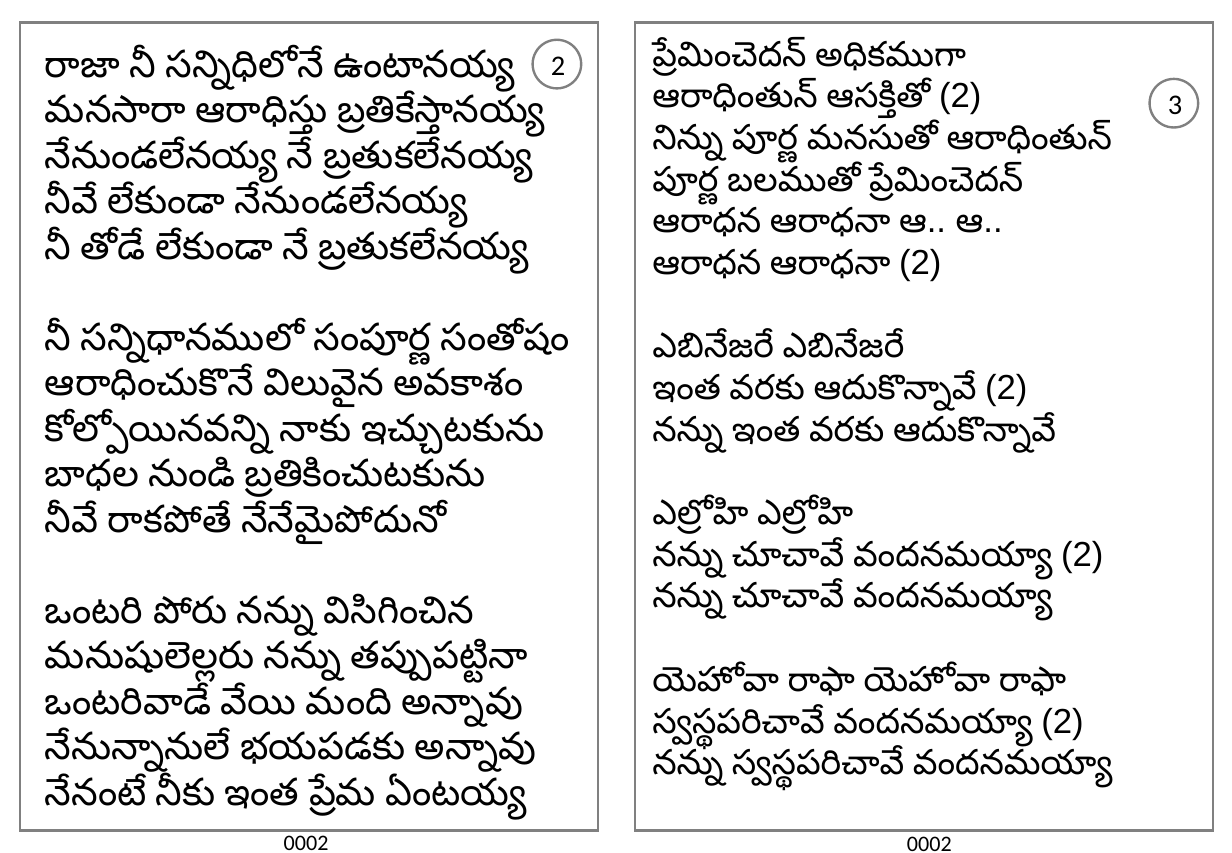
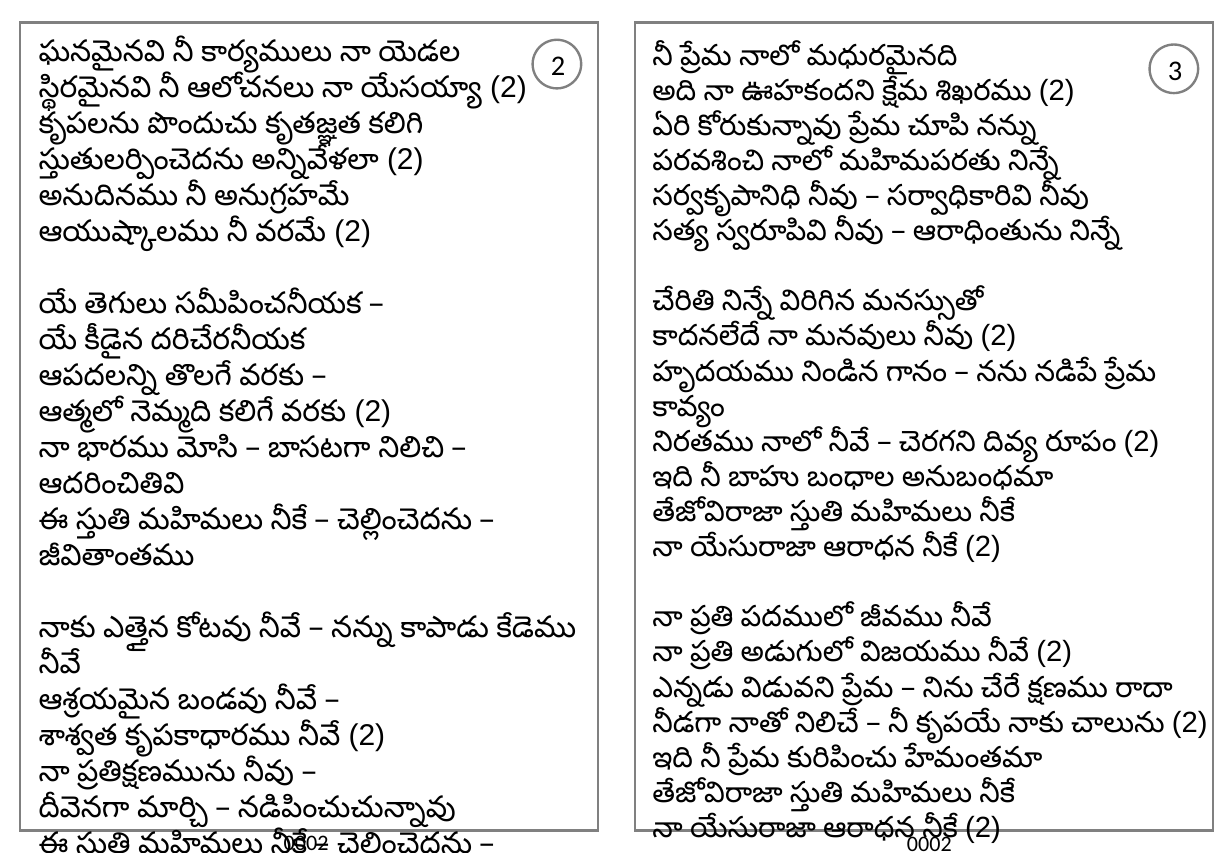
Before and after one commit to venu-webdev/songsDb, a slide deck: slide 2 of songsTemplate.pptx. Drawn at 1232x853 pixels with LibreOffice and Linux fonts; fonts in the diff are those of the drawing. Boxes give left, top, right and bottom in pixels: in the first picture for what was removed or moved away, otherwise in the second. Text is boxed around its words. In the diff, an @@ line names an element or a change of style, - is before the commit and + after.

```diff
--- a/songsTemplate.pptx
+++ b/songsTemplate.pptx
@@ text at (39,40,576,832): text changed; size 24 to 19 pt @@
-రాజా నీ సన్నిధిలోనే ఉంటానయ్య
-మనసారా ఆరాధిస్తు బ్రతికేస్తానయ్య
-నేనుండలేనయ్య నే బ్రతుకలేనయ్య
-నీవే లేకుండా నేనుండలేనయ్య
-నీ తోడే లేకుండా నే బ్రతుకలేనయ్య
-నీ సన్నిధానములో సంపూర్ణ సంతోషం
-ఆరాధించుకొనే విలువైన అవకాశం
-కోల్పోయినవన్ని నాకు ఇచ్చుటకును
-బాధల నుండి బ్రతికించుటకును
-నీవే రాకపోతే నేనేమైపోదునో
-ఒంటరి పోరు నన్ను విసిగించిన
-మనుషులెల్లరు నన్ను తప్పుపట్టినా
-ఒంటరివాడే వేయి మంది అన్నావు
-నేనున్నానులే భయపడకు అన్నావు
-నేనంటే నీకు ఇంత ప్రేమ ఏంటయ్య
+ఘనమైనవి నీ కార్యములు నా యెడల
+స్థిరమైనవి నీ ఆలోచనలు నా యేసయ్యా (2)
+కృపలను పొందుచు కృతజ్ఞత కలిగి
+స్తుతులర్పించెదను అన్నివేళలా (2)
+అనుదినము నీ అనుగ్రహమే
+ఆయుష్కాలము నీ వరమే (2)
+యే తెగులు సమీపించనీయక –
+యే కీడైన దరిచేరనీయక
+ఆపదలన్ని తొలగే వరకు –
+ఆత్మలో నెమ్మది కలిగే వరకు (2)
+నా భారము మోసి – బాసటగా నిలిచి – ఆదరించితివి
+ఈ స్తుతి మహిమలు నీకే – చెల్లించెదను – జీవితాంతము
+నాకు ఎత్తైన కోటవు నీవే – నన్ను కాపాడు కేడెము నీవే
+ఆశ్రయమైన బండవు నీవే –
+శాశ్వత కృపకాధారము నీవే (2)
+నా ప్రతిక్షణమును నీవు –
+దీవెనగా మార్చి – నడిపించుచున్నావు
+ఈ స్తుతి మహిమలు నీకే – చెల్లించెదను – జీవితాంతము
@@ text at (652,44,1208,838): text changed; size 22 to 18.5 pt @@
-ప్రేమించెదన్ అధికముగా
-ఆరాధింతున్ ఆసక్తితో (2)
-నిన్ను పూర్ణ మనసుతో ఆరాధింతున్
-పూర్ణ బలముతో ప్రేమించెదన్
-ఆరాధన ఆరాధనా ఆ.. ఆ..
-ఆరాధన ఆరాధనా (2)
-ఎబినేజరే ఎబినేజరే
-ఇంత వరకు ఆదుకొన్నావే (2)
-నన్ను ఇంత వరకు ఆదుకొన్నావే
-ఎల్రోహి ఎల్రోహి
-నన్ను చూచావే వందనమయ్యా (2)
-నన్ను చూచావే వందనమయ్యా
-యెహోవా రాఫా యెహోవా రాఫా
-స్వస్థపరిచావే వందనమయ్యా (2)
-నన్ను స్వస్థపరిచావే వందనమయ్యా
+నీ ప్రేమ నాలో మధురమైనది
+అది నా ఊహకందని క్షేమ శిఖరము (2)
+ఏరి కోరుకున్నావు ప్రేమ చూపి నన్ను
+పరవశించి నాలో మహిమపరతు నిన్నే
+సర్వకృపానిధి నీవు – సర్వాధికారివి నీవు
+సత్య స్వరూపివి నీవు – ఆరాధింతును నిన్నే
+చేరితి నిన్నే విరిగిన మనస్సుతో
+కాదనలేదే నా మనవులు నీవు (2)
+హృదయము నిండిన గానం – నను నడిపే ప్రేమ కావ్యం
+నిరతము నాలో నీవే – చెరగని దివ్య రూపం (2)
+ఇది నీ బాహు బంధాల అనుబంధమా
+తేజోవిరాజా స్తుతి మహిమలు నీకే
+నా యేసురాజా ఆరాధన నీకే (2)
+నా ప్రతి పదములో జీవము నీవే
+నా ప్రతి అడుగులో విజయము నీవే (2)
+ఎన్నడు విడువని ప్రేమ – నిను చేరే క్షణము రాదా
+నీడగా నాతో నిలిచే – నీ కృపయే నాకు చాలును (2)
+ఇది నీ ప్రేమ కురిపించు హేమంతమా
+తేజోవిరాజా స్తుతి మహిమలు నీకే
+నా యేసురాజా ఆరాధన నీకే (2)
@@ ellipse "3": place and size @@
-ellipse "3" at (1150,78,1199,127)
+ellipse "3" at (1150,44,1199,93)
```
Also in this commit, not shown: 1 other slide changed, 4 other files.
